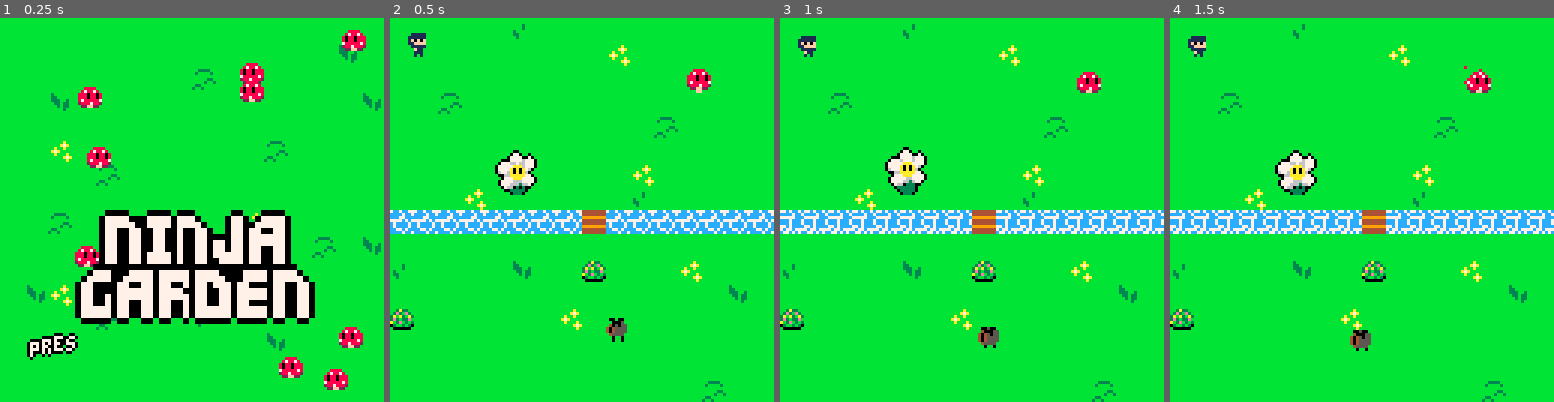
Above: before the commit, frames 1-4 (left to right).
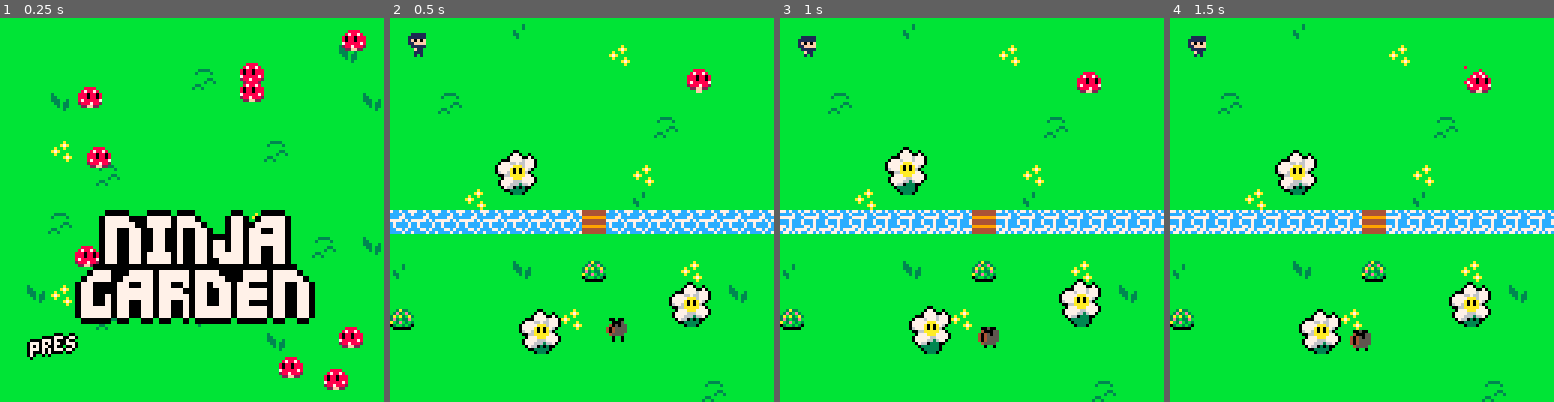
Above: after the commit, the same moments.

Repository: SnoozeTime/Spring2D_2025
Game: PICO-8 cartridge spring.p8
Same seed, same stepped clock (60 frames per second), same inputs: the game is played once before the commit and once after it.
Inputs:
- Up to frame 1 (0.25 s): no input
- Up to frame 2 (0.5 s): tap X (X key) at 0.33 s
- Up to frame 3 (1 s): tap O (Z key) at 0.7 s
- Up to frame 4 (1.5 s): tap X (X key) at 1.07 s

Frame 1 is identical in both runs. In frame 2, 1.9% of the frame differs, in the area x 33-84%, y 68-88%; in frame 3, 1.9%, in the area x 33-84%, y 67-88%; in frame 4, 1.9%.

Commit message:
flower withering

Diff:
--- a/game.lua
+++ b/game.lua
@@ -6,7 +6,7 @@
 function game_init(level_index)
   local state = {
     LEVELS = {
-      {mushrooms=1, roses=1, start_pos={5,5}, vines=1, river={river_start={0,64},river_end={128,64}, bridge={64,64}}},
+      {mushrooms=1, roses=3, start_pos={5,5}, vines=1, river={river_start={0,64},river_end={128,64}, bridge={64,64}}},
       {mushrooms=3, roses=1, start_pos={5,5}, vines=2, river={river_start={0,64},river_end={128,64}, bridge={64,64}}},
     },
   }
--- a/rose.lua
+++ b/rose.lua
@@ -18,6 +18,8 @@
     h = 2,
     loop = true,
   }
+
+
   return o
 end
 
@@ -33,12 +35,12 @@
     self.withering = true
     self.anim = anim:new{
       t = 0,
-      trans_color = 6,
+      trans_color = 5,
       frame = 1,
-      frame_length = 0,
-      frames = {8,0,8,0,8,0,8,0,8,0,8,0,8,0,8,0,8,0,8,0,8,0,8,0,8,0,8,0,8,0,8,0},
-      w = 1,
-      h = 1,
+      frame_length = 10,
+      frames = {70, 72, 74},
+      w = 2,
+      h = 2,
       loop = false,
     }
   end
--- a/spring.p8
+++ b/spring.p8
@@ -49,22 +49,22 @@
 000000005555404666666666666ee666bbabbbab6f111116c7cccc7c77c7cccc0000000000000000000000000000000000000000000000000000000000000000
 00000000655554666666666666666666bbbbba7a66611166cc77c7cc7c77c7770000000000000000000000000000000000000000000000000000000000000000
 00000000606606666666666666666666bbbbbbab66166616cccc7cc7c77c7c7c0000000000000000000000000000000000000000000000000000000000000000
-55555555555555555555550055555555555555500555555500000000000000000000000000000000000000000000000000000000000000000000000000000000
-55555500555555555555507705505555555555077055055500000000000000000000000000000000000000000000000000000000000000000000000000000000
-55555077055055555555077770070555555550777700705500000000000000000000000000000000000000000000000000000000000000000000000000000000
-55550777700705555500077776777055555000777767770500000000000000000000000000000000000000000000000000000000000000000000000000000000
-55000777767770555077767776777055550777677767770500000000000000000000000000000000000000000000000000000000000000000000000000000000
-5077766766777055077777aaa77770555077777aaa77770500000000000000000000000000000000000000000000000000000000000000000000000000000000
-077777aaa677705507777a0a0a760555507777a0a0a7605500000000000000000000000000000000000000000000000000000000000000000000000000000000
-07777a0a0a76055506777a0a0a605555506777a0a0a6055500000000000000000000000000000000000000000000000000000000000000000000000000000000
-06776a0a0a60555550066aaaaa770555550066aaaaa7705500000000000000000000000000000000000000000000000000000000000000000000000000000000
-50066aaaaa770555550777aaa77770555550777aaa77770500000000000000000000000000000000000000000000000000000000000000000000000000000000
-550777aaa77770555077777667777055550777776677770500000000000000000000000000000000000000000000000000000000000000000000000000000000
-50777766677770555077776636770555550777766366705500000000000000000000000000000000000000000000000000000000000000000000000000000000
-50777666366705555507660333005555555076603030055500000000000000000000000000000000000000000000000000000000000000000000000000000000
-55076603030055555550333333055555555003333305555500000000000000000000000000000000000000000000000000000000000000000000000000000000
-55500333330555555555033333055555555550333055555500000000000000000000000000000000000000000000000000000000000000000000000000000000
-55555033305555555555503330555555555555033055555500000000000000000000000000000000000000000000000000000000000000000000000000000000
+55555555555555555555550055555555555555500555555555555500555555555555555555555555555555555555555500000000000000000000000000000000
+55555500555555555555507705505555555555077055055555555077055055555555555555555555555555555555555500000000000000000000000000000000
+55555077055055555555077770070555555550777700705555550777700705555555555555555555555555555555555500000000000000000000000000000000
+55550777700705555500077776777055555000777767770555000777767770555555550000555555555555555555555500000000000000000000000000000000
+55000777767770555077767776777055550777677767770550777677767770555555506666055555555555555555555500000000000000000000000000000000
+5077766766777055077777aaa77770555077777aaa777705077777aaa77770555550066666605555555555555555555500000000000000000000000000000000
+077777aaa677705507777a0a0a760555507777a0a0a7605507777a0a0a7605555506666666605555555555555555555500000000000000000000000000000000
+07777a0a0a76055506777a0a0a605555506777a0a0a6055506777a0a0a605555550666aaa6660555555550000055555500000000000000000000000000000000
+06776a0a0a60555550066aaaaa770555550066aaaaa7705550066aaaaa7705555506600a00605555555506aaa605555500000000000000000000000000000000
+50066aaaaa770555550777aaa77770555550777aaa777705550777aaa777705555066aaaaa6055555550600a0060555500000000000000000000000000000000
+550777aaa7777055507777766777705555077777667777055077777667777055555066aaa666055555506aaaaa60555500000000000000000000000000000000
+50777766677770555077776636770555550777766366705550777766367705555506666666660555555066aaa660555500000000000000000000000000000000
+50777666366705555507660333005555555076603030055555076603330055555506666626605555555506666605555500000000000000000000000000000000
+55076603030055555550333333055555555003333305555555503333330555555550062222055555555550000055555500000000000000000000000000000000
+55500333330555555555033333055555555550333055555555550333330555555555022222055555555502222205555500000000000000000000000000000000
+55555033305555555555503330555555555555033055555555555033305555555555502220555555555550222055555500000000000000000000000000000000
 00000000000000000000000000000000000000000000000000000000000000000000000000000000000000000000000000000000000000000000000000000000
 00000000000000000000000000000000000000000000000000000000000000000000000000000000000000000000000000000000000000000000000000000000
 00000000000000000000000000000000000000000000000000000000000000000000000000000000000000000000000000000000000000000000000000000000
Not shown, changed: Assets/Sprites/flower.png
Not shown, changed: Assets/Sprites/flower.pyxel
